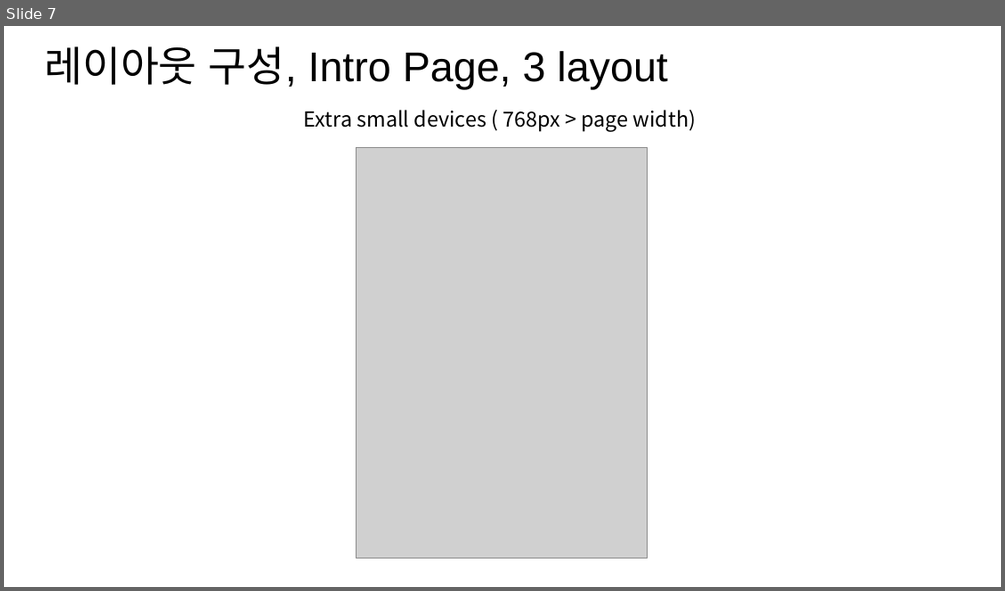
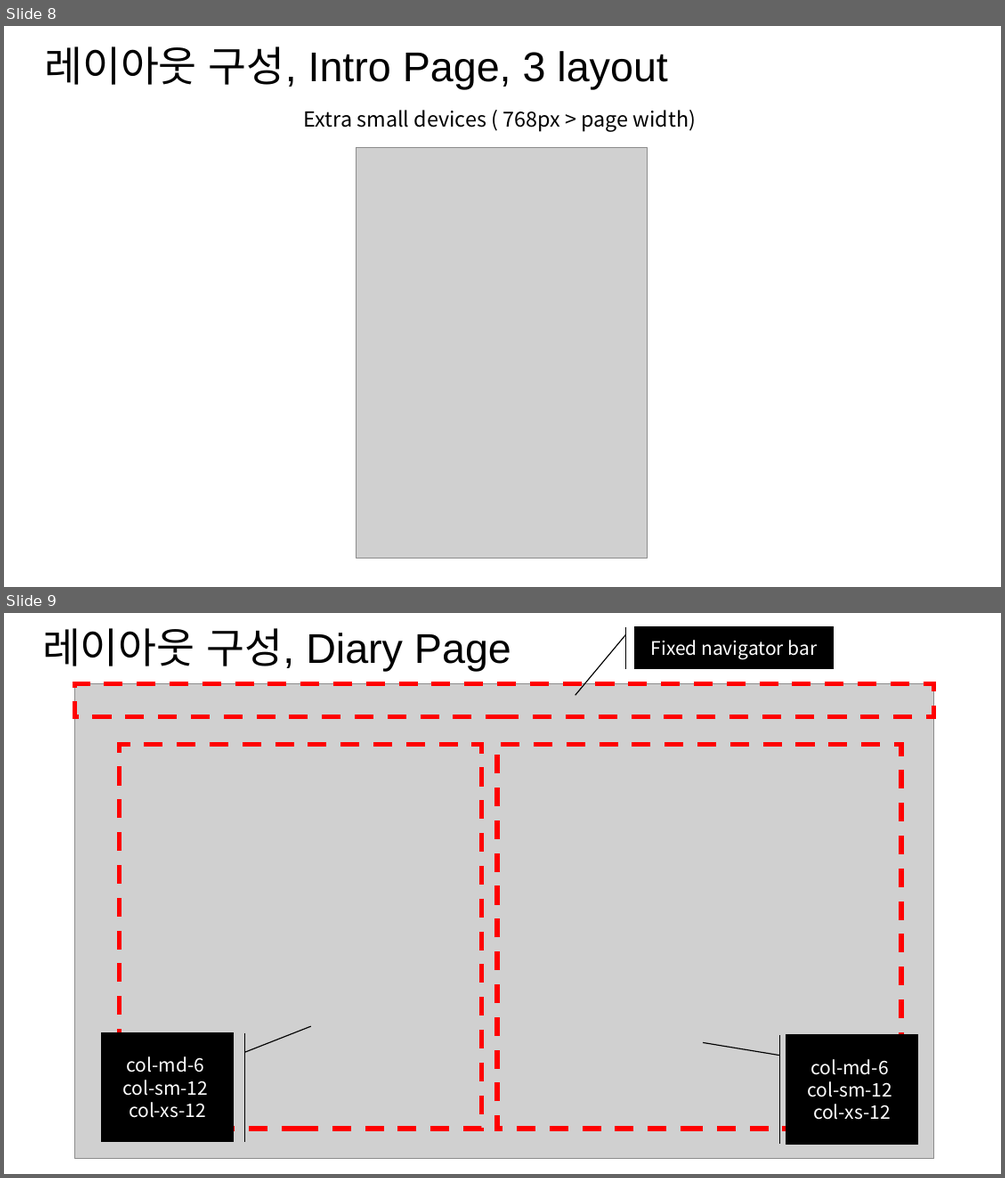
Before and after one commit to naem1023/PROJECT_webProgramming, a slide deck: project_doc_201611263_박성호.pptx. Shown one above the other, each under a label of ours: slide 7 before the commit, slides 8 and 9 after it. The pictures are 1005x591 and 1005x1178 pixels, drawn with LibreOffice and Linux fonts; fonts in the diff are those of the drawing; grey boxes stand for pictures. Boxes give left, top, right and bottom in pixels: in the first picture for what was removed or moved away, otherwise in the second. Text is boxed around its words. In the diff, an @@ line names an element or a change of style, - is before the commit and + after.

```diff
--- a/project_doc_201611263_박성호.pptx
+++ b/project_doc_201611263_박성호.pptx
@@ slide 9 added at <box>4,613,1001,1174</box>, background #FFFFFF @@
@@ text added at <box>42,628,511,671</box>, 40 pt, text #000000 @@
+레이아웃 구성, Diary Page
@@ accent border callout added at <box>635,626,833,668</box>, fill #000000, outline #000000 1 pt, 18 pt, text #FFFFFF @@
+Fixed navigator bar
@@ picture added at <box>75,684,934,1159</box> @@
@@ rectangle added at <box>75,684,934,717</box>, outline #FF0000 4.5 pt dashed @@
@@ rectangle added at <box>119,745,481,1129</box>, outline #FF0000 4.5 pt dashed @@
@@ rectangle added at <box>498,745,901,1129</box>, outline #FF0000 4.5 pt dashed @@
@@ accent border callout added at <box>102,1033,234,1142</box>, fill #000000, outline #000000 1 pt, 18 pt, text #FFFFFF @@
+col-md-6
+col-sm-12
+col-xs-12
@@ accent border callout added at <box>786,1035,918,1143</box>, fill #000000, outline #000000 1 pt, 18 pt, text #FFFFFF @@
+col-md-6
+col-sm-12
+col-xs-12
@@ what was slide 7 is now slide 8 @@
```
Also in this commit, not shown: 1 slide changed, 14 other slides added, 1 slide removed, 7 other files.
